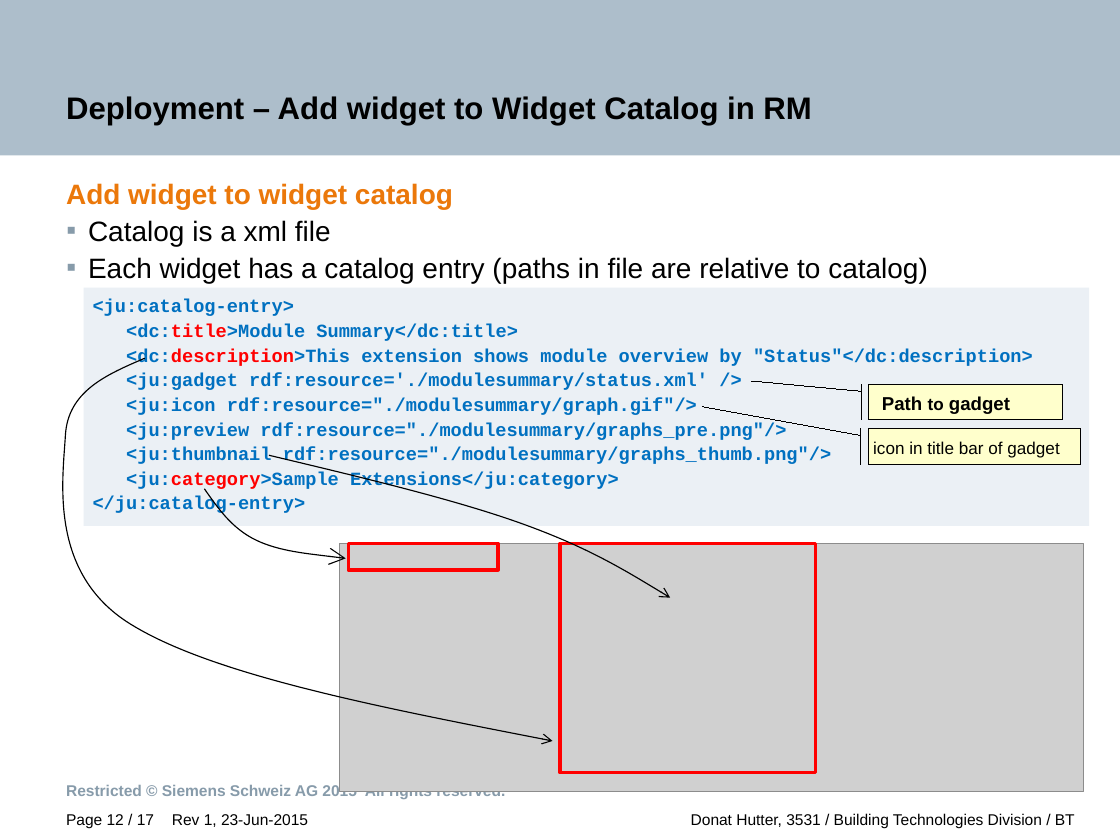
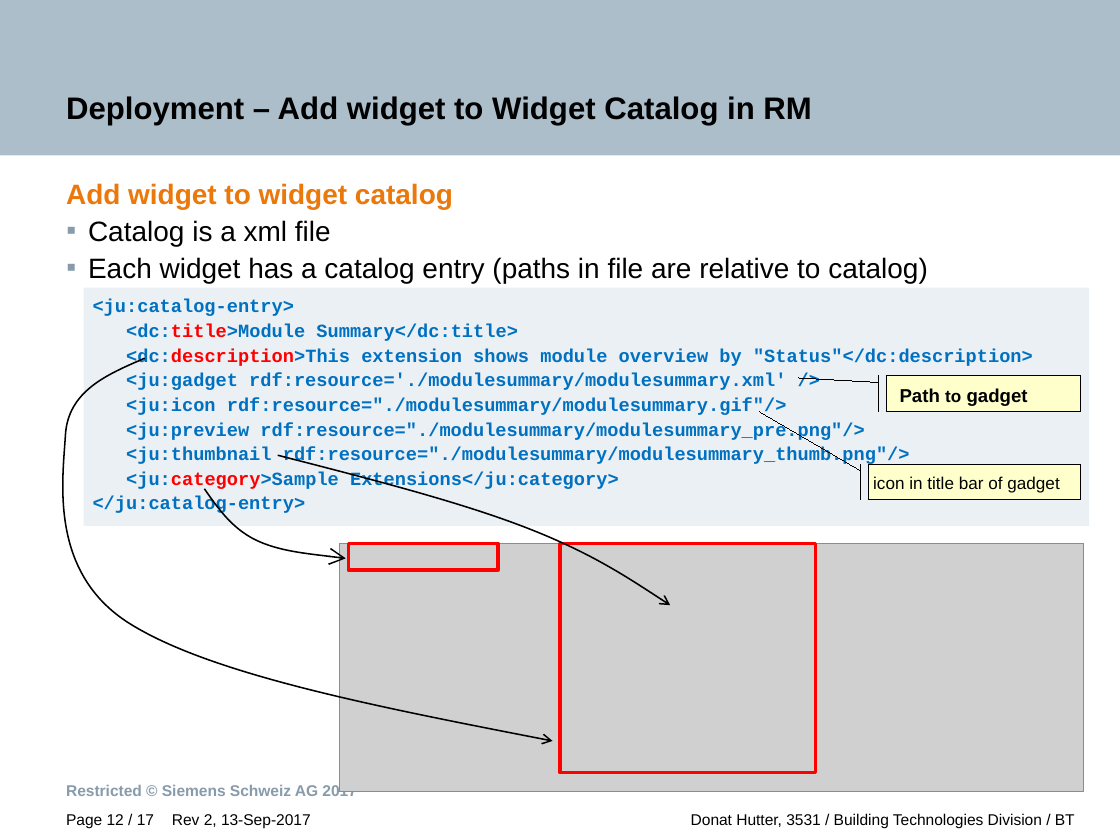
Before and after one commit to jazz-community/dng-client-extensions, a slide deck: slide 12 of Documents/RM-Client-Extensions.pptx. Drawn at 1120x840 pixels with LibreOffice and Linux fonts; fonts in the diff are those of the drawing; grey boxes stand for pictures; background and template pictures are left out. Boxes give left, top, right and bottom in pixels: in the first picture for what was removed or moved away, otherwise in the second. Text is boxed around its words. In the diff, an @@ line names an element or a change of style, - is before the commit and + after.

```diff
--- a/Documents/RM-Client-Extensions.pptx
+++ b/Documents/RM-Client-Extensions.pptx
@@ text in rectangle at (126, 373, 910, 466): text changed @@
-<ju:gadget rdf:resource='./modulesummary/status.xml' />
-<ju:icon rdf:resource="./modulesummary/graph.gif"/>
-<ju:preview rdf:resource="./modulesummary/graphs_pre.png"/>
-<ju:thumbnail rdf:resource="./modulesummary/graphs_thumb.png"/>
+<ju:gadget rdf:resource='./modulesummary/modulesummary.xml' />
+<ju:icon rdf:resource="./modulesummary/modulesummary.gif"/>
+<ju:preview rdf:resource="./modulesummary/modulesummary_pre.png"/>
+<ju:thumbnail rdf:resource="./modulesummary/modulesummary_thumb.png"/>
@@ accent border callout "Path to gadget": place and size @@
-accent border callout "Path to gadget" at (869, 384, 1063, 420)
+accent border callout "Path to gadget" at (886, 376, 1080, 412)
@@ accent border callout "Path to gadget" at (886, 376, 1080, 412): proportions changed @@
@@ outline #000000 0.75 pt to #000000 1 pt in 3 elements at (48, 358, 552, 741), (205, 488, 346, 558), (278, 456, 670, 606) @@
@@ freeform shape: place and size @@
-freeform shape at (269, 456, 670, 598)
+freeform shape at (278, 456, 670, 606)
@@ accent border callout "icon in title bar of ..." at (869, 464, 1081, 500): proportions changed @@
@@ accent border callout "icon in title bar of ...": place and size @@
-accent border callout "icon in title bar of ..." at (869, 429, 1081, 465)
+accent border callout "icon in title bar of ..." at (869, 464, 1081, 500)
@@ text at (66, 784, 357, 796): text changed @@
-Restricted © Siemens Schweiz AG 2015 All rights reserved.
+Restricted © Siemens Schweiz AG 2017
@@ text at (172, 814, 311, 829): text changed @@
-Rev 1, 23-Jun-2015
+Rev 2, 13-Sep-2017
```
Also in this commit, not shown: 16 other slides changed, 1 other file.
